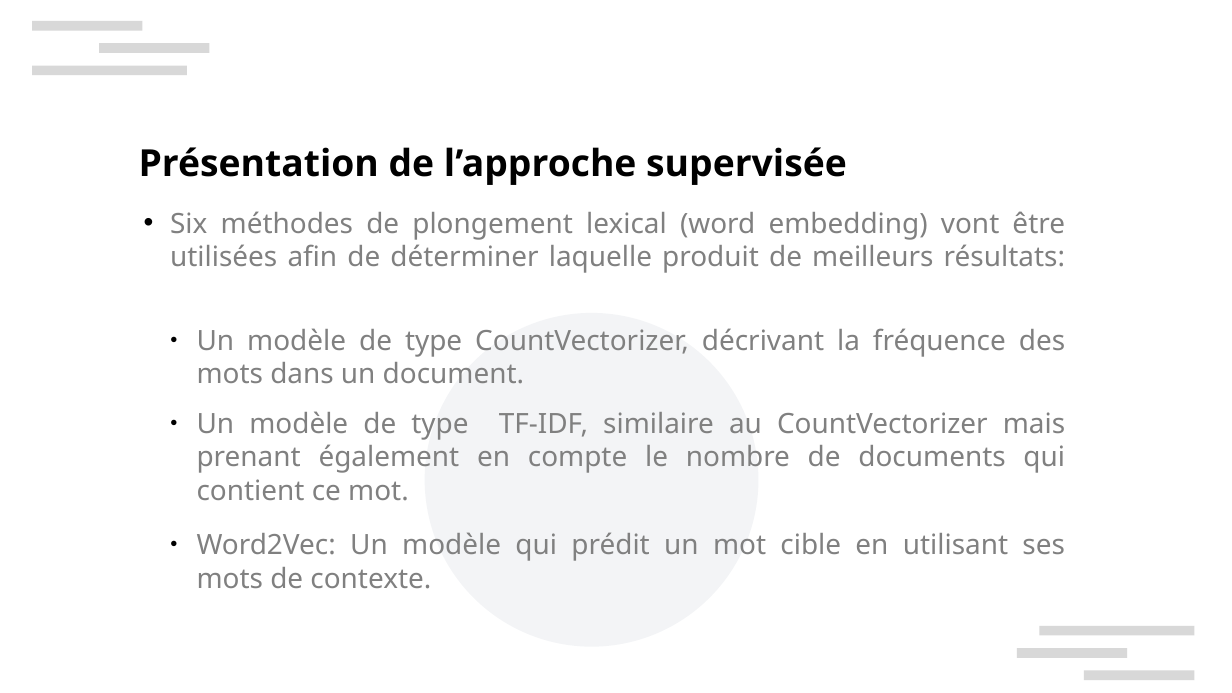
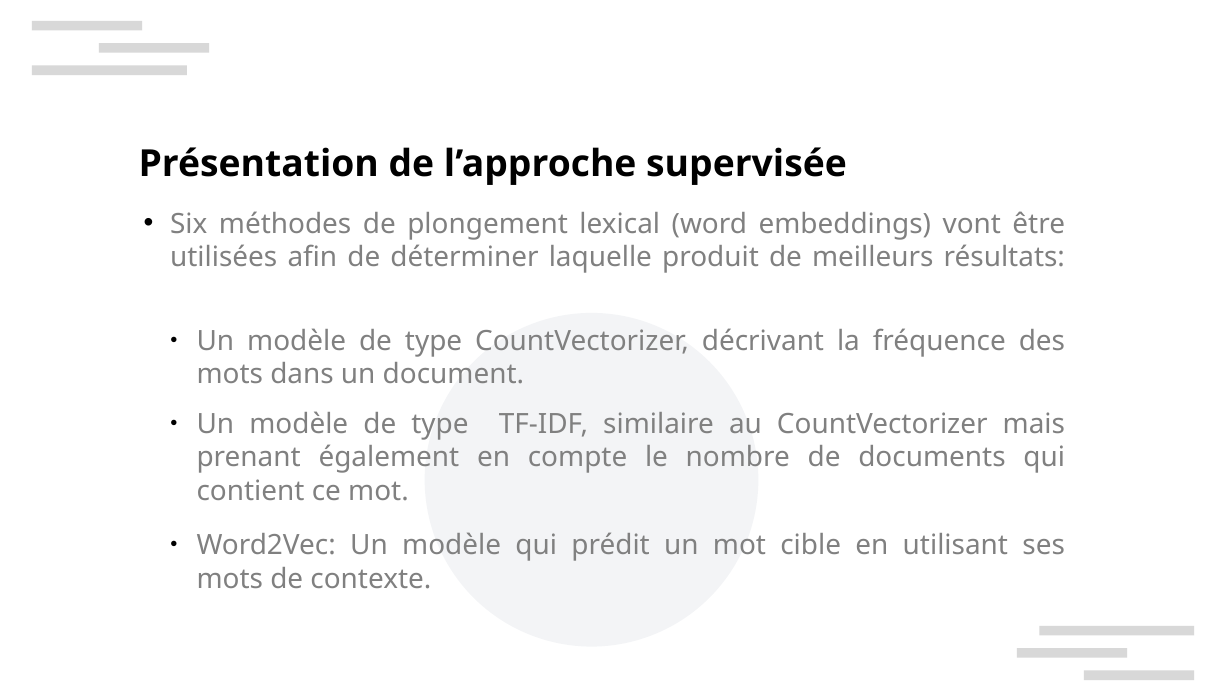
Before and after one commit to xbarrelet/ml-project-5, a slide deck: slide 14 of Barrelet_Xavier_7_presentation_082024.pptx. Drawn at 1232x693 pixels with LibreOffice and Linux fonts; fonts in the diff are those of the drawing; background and template pictures are left out. Boxes give left, top, right and bottom in pixels: in the first picture for what was removed or moved away, otherwise in the second. Text is boxed around its words. In the diff, an @@ line names an element or a change of style, - is before the commit and + after.

```diff
--- a/Barrelet_Xavier_7_presentation_082024.pptx
+++ b/Barrelet_Xavier_7_presentation_082024.pptx
@@ text at box(170, 211, 1065, 273): text changed @@
-• Six méthodes de plongement lexical (word embedding) vont être utilisées afin de déterminer laquelle produit de meilleurs résultats:
+• Six méthodes de plongement lexical (word embeddings) vont être utilisées afin de déterminer laquelle produit de meilleurs résultats:
```
Also in this commit, not shown: 9 other slides changed, 6 other files.
